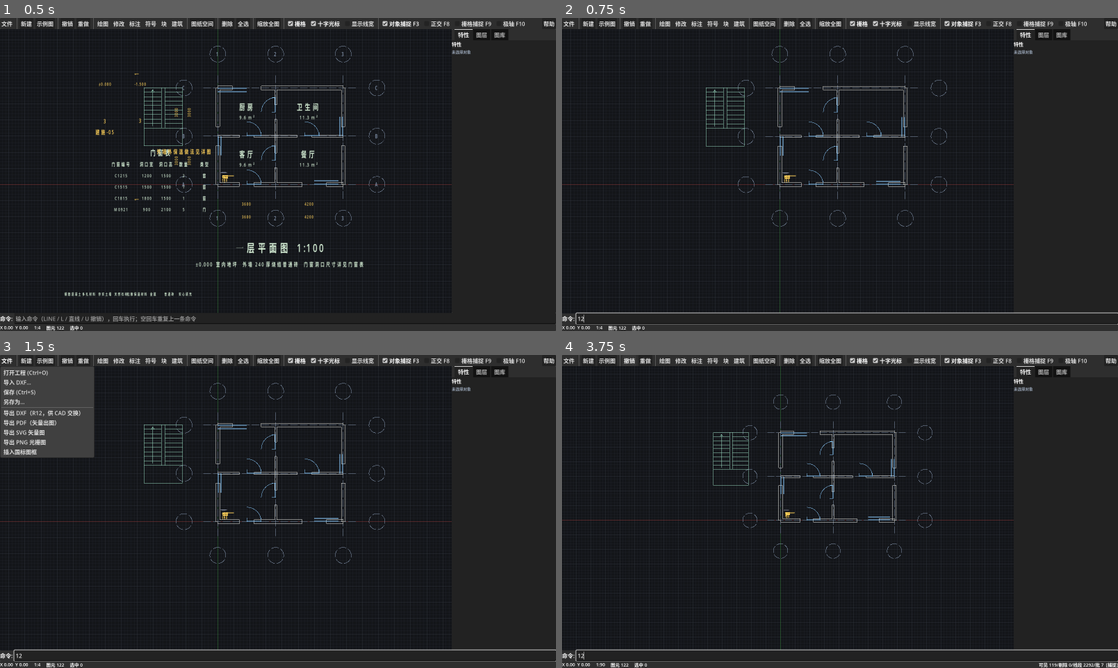
Above: before the commit, frames 1-4 (two rows, left to right).
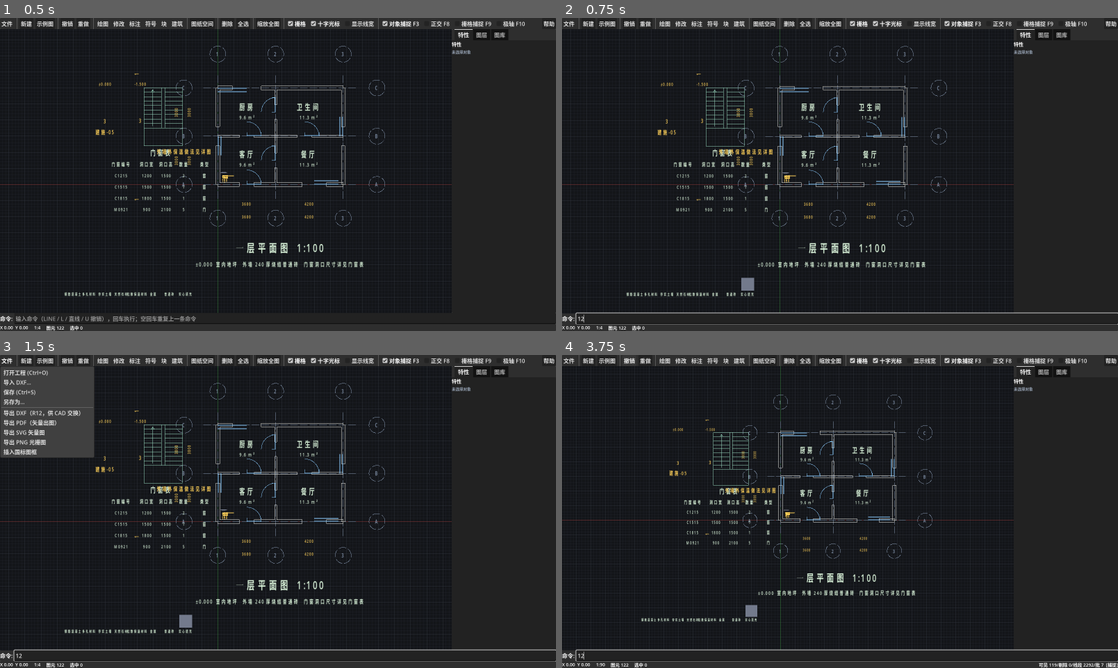
Above: after the commit, the same moments.

Repository: v-dao/HouseBuilder
Game: Godot game, scene res://src/main.tscn
Two runs of this game, one before a commit and one after it. Both use one fixed random seed, a clock stepped at 60 frames per second and the inputs below.
Inputs (mouse positions are in pixels of both pictures, inside the frame that each line leads up to):
- Up to frame 1 (0.5 s): no input
- Up to frame 2 (0.75 s): click (845, 318) at 0.52 s; type "12" at 0.6 s
- Up to frame 3 (1.5 s): click "文件" at 1.25 s
- Up to frame 4 (3.75 s): click "新建" at 2 s; click "示例图" at 2.75 s; click "撤销" at 3.5 s

Frame 1 is identical in both runs. In frame 2, 1.7% of the frame differs, in the area x 11-68%, y 10-89%; in frame 3, 1.7%; in frame 4, 1.4%.

Commit message:
修复回归：几何缓存命中时文字/点/实心填充消失（只有缩放才显示）
用户报告：文字只有缩放的时候才显示。

根因：把文字、点、实心填充的**收集**放进了"缓存命中就跳过"的图元遍历里。
这些图元是每帧重建的（像素尺寸要按当前缩放算），而几何缓存只在
缩放跨档位或文档变更时重建 —— 于是只有缩放时它们才被收集到。
典型的缓存边界划错：把"每帧都要做的事"和"只在重建时做的事"混在了一个循环里。

修复：把辅助图元的**清单**（哪些图元是文字/点/实心填充）按文档版本缓存，
尺寸与颜色的解析回到每帧执行。清单只随文档变化，开销是 O(辅助图元数)。

同时修掉一个相邻缺陷：图层可见性/颜色/线宽的变更不会让几何缓存失效，
因为图层属性修改没有递增文档版本号。新增 CadDocument.bump()，
由图层面板在每次改动后调用。

为什么之前没被测试抓到
截图工具每次抓帧前都在改视图（缓存必然重建），恰好绕过了这条路径。
补上两类回归测试：

1. tests/test_render.gd（新增，12 项断言）
   把渲染器当普通对象调用，检查内部统计：
   - 缓存命中时文字/点/实心填充数必须与重建帧一致
   - 内容变化、图层可见性变化、缩放跨档位都必须触发重建
   - 平移不跨档位应命中缓存
   - 回到原缩放重建后，线段数与可见图元数应与首次一致
   - 需要一个挂在场景树上的 CanvasItem 承载渲染调用，故 run_tests 建了根节点

2. 截图工具加像素比对
   同一视图连抓两帧（第一帧重建、第二帧命中缓存），比对像素差异。
   实测 0.0000%，且缓存命中帧的统计为 texts=72 / texts_drawn=72。

测试：1652 项断言全通过

Diff:
--- a/src/core/cad_document.gd
+++ b/src/core/cad_document.gd
@@ -167,6 +167,13 @@
 ## 强制刷新某图元的包围盒（几何被外部改动后调用）
 func touch(e: CadEntity) -> void:
 	e.invalidate_bbox()
+	_bump()
+
+
+## 公开的"内容已变"通知。
+## 凡是不经 add/remove/mark_modified 的改动（例如图层面板改可见性、
+## 改图层颜色）都必须调它 —— 否则渲染缓存不会失效，画面不会更新。
+func bump() -> void:
 	_bump()
 
 
--- a/src/render/cad_renderer.gd
+++ b/src/render/cad_renderer.gd
@@ -63,6 +63,19 @@
 var _overflow := false
 ## 上次构建几何时的可见图元数，供缓存命中时的统计使用
 var _cached_drawn: int = 0
+
+## 辅助图元的清单：文字、点、实心填充。
+##
+## 它们与普通几何的区别：像素尺寸与颜色**每帧都要按当前视图重解析**，
+## 而"哪些图元是文字/点/实心填充"只随文档变化。
+## 因此缓存清单（按文档版本），每帧只重解析尺寸与颜色。
+##
+## 教训：这些图元曾被放进"缓存命中就跳过"的图元遍历里，
+## 结果只有缩放（缓存重建）时文字才出现 —— 典型的缓存边界划错。
+var _aux_text: Array = []
+var _aux_points: Array = []
+var _aux_solids: Array = []
+var _aux_revision := -1
 ## 点的显示半径（屏幕像素，恒定不随缩放变化）
 var point_size_px: float = 4.0
 
@@ -78,10 +91,19 @@
 ## 主入口。在 CanvasItem 的 _draw() 中调用。
 func draw(doc: CadDocument, view: ViewTransform, ci: CanvasItem,
 		selection: Array[CadEntity] = []) -> void:
-	# 文字/点/实心填充每帧都要重建，所以在入口就清
+	# 辅助图元每帧重建：清单按文档缓存，尺寸与颜色按当前视图重解析。
+	# 必须在几何缓存判断**之前**做 —— 它们与几何缓存无关。
+	_build_aux_lists(doc)
 	_text_items.clear()
 	_point_items.clear()
 	_solid_items.clear()
+	for te in _aux_text:
+		for a in (te as CadEntity).get_annotation_texts():
+			_collect_text(doc, view, te, a)
+	for pe in _aux_points:
+		_collect_point(doc, view, pe as EntPoint)
+	for he in _aux_solids:
+		_collect_solid(doc, view, he as EntHatch)
 	# 注意：_seg_count / _overflow / _cached_drawn 只在**重建**时清。
 	# 放在这里会让缓存命中时读到被清零的值（统计全部显示 0）。
 
@@ -126,13 +148,10 @@
 		if not vr.intersects(e.get_bbox()):
 			culled += 1
 			continue
-		# 文字注记与几何是两条独立通道：尺寸标注同时有尺寸线（几何）
-		# 和尺寸数字（文字），所以这里不能写成二选一。
-		for a in e.get_annotation_texts():
-			_collect_text(doc, view, e, a)
-
+		# 文字注记由辅助通道处理（见 draw 开头），这里不再收集。
+		# 注意：尺寸标注同时有尺寸线（几何）和尺寸数字（文字），
+		# 所以它既要走这里入桶，也要出现在辅助清单里。
 		if e.type == CadEntity.Type.POINT:
-			_collect_point(doc, view, e as EntPoint)
 			drawn += 1
 			continue
 
@@ -149,9 +168,8 @@
 			drawn += 1
 			continue
 
-		# 实心填充（剖切墙体等）需要真正填面，不能在线上做文章
+		# 实心填充已由辅助通道处理，这里跳过（它不产生线几何）
 		if e.type == CadEntity.Type.HATCH and (e as EntHatch).is_solid():
-			_collect_solid(doc, view, e as EntHatch)
 			drawn += 1
 			continue
 
@@ -198,6 +216,29 @@
 		"solids": _solid_items.size(),
 		"overflow": _overflow,
 	}
+
+
+## 构建辅助图元清单（按文档版本缓存）。
+## 清单本身与视图无关，只有尺寸/颜色的解析才依赖视图。
+func _build_aux_lists(doc: CadDocument) -> void:
+	if _aux_revision == doc.revision:
+		return
+	_aux_revision = doc.revision
+	_aux_text.clear()
+	_aux_points.clear()
+	_aux_solids.clear()
+	for e in doc.entities:
+		if not e.visible:
+			continue
+		# 图层可见性也要过滤（图元自身的 visible 只管自己）
+		if not doc.is_layer_visible(e.layer):
+			continue
+		if not e.get_annotation_texts().is_empty():
+			_aux_text.append(e)
+		if e.type == CadEntity.Type.POINT:
+			_aux_points.append(e)
+		elif e.type == CadEntity.Type.HATCH and (e as EntHatch).is_solid():
+			_aux_solids.append(e)
 
 
 ## 几何缓存的键。缩放按档位量化，避免连续缩放时每帧都重建。
--- a/src/ui/layer_panel.gd
+++ b/src/ui/layer_panel.gd
@@ -153,6 +153,9 @@
 
 
 func _emit() -> void:
+	# 图层属性变化必须让文档版本号递增，否则渲染缓存不会失效
+	if doc != null:
+		doc.bump()
 	refresh()
 	changed.emit()
 
@@ -167,6 +170,7 @@
 	# 新图层按国标线宽组的细线起步，颜色给固定的白
 	doc.layers[n] = CadLayer.make(n, Color.WHITE, 7, "CONTINUOUS", 0.25, "新建图层")
 	doc.current_layer = n
+	doc.bump()
 	_name_edit.text = ""
 	_hint.text = "已新建图层「%s」" % n
 	refresh()
--- a/tests/capture.gd
+++ b/tests/capture.gd
@@ -22,7 +22,15 @@
 	await _settle()
 
 	var vp = app.get("viewport")
-	await _shot("res://tests/out/_app.png", "全图")
+	var img1 := await _shot("res://tests/out/_app.png", "全图")
+
+	# 关键回归检查：不改视图再抓一帧，这一帧走的是几何缓存**命中**路径。
+	# 曾经文字只在缩放（缓存重建）时出现 —— 因为文字被错误地放进了
+	# "缓存命中就跳过"的图元遍历里。连抓两帧做像素比对即可兜住它。
+	var img2 := await _shot("res://tests/out/_app_cached.png", "全图（缓存命中）")
+	var diff := _diff_ratio(img1, img2)
+	print("[regression] 缓存命中帧与重建帧的像素差异 = %.4f%%  %s" % [
+		diff * 100.0, "通过" if diff < 0.0005 else "**失败：两帧不一致，缓存边界有问题**"])
 	_report(vp)
 
 	# 放大 + 线宽显示，核对国标线宽体系与虚线/点画线
@@ -111,11 +119,28 @@
 		await RenderingServer.frame_post_draw
 
 
-func _shot(path: String, label: String) -> void:
+func _shot(path: String, label: String) -> Image:
 	await RenderingServer.frame_post_draw
 	var img := get_viewport().get_texture().get_image()
 	var err := img.save_png(path)
 	print("[capture] %s -> %s (err=%d)" % [label, path, err])
+	return img
+
+
+## 抽样比对两张图的像素差异比例
+func _diff_ratio(a: Image, b: Image) -> float:
+	if a.get_width() != b.get_width() or a.get_height() != b.get_height():
+		return 1.0
+	var total := 0
+	var n := 0
+	for y in range(0, a.get_height(), 3):
+		for x in range(0, a.get_width(), 3):
+			total += 1
+			var ca := a.get_pixel(x, y)
+			var cb := b.get_pixel(x, y)
+			if absf(ca.r - cb.r) > 0.02 or absf(ca.g - cb.g) > 0.02 or absf(ca.b - cb.b) > 0.02:
+				n += 1
+	return float(n) / float(maxi(total, 1))
 
 
 func _report(vp) -> void:
--- a/tests/run_tests.gd
+++ b/tests/run_tests.gd
@@ -12,9 +12,15 @@
 ## 因为 --script 要求本类 extends SceneTree，GDScript 没有多继承，
 ## 无法再继承 TestSuite。
 var _T := TestSuite.new()
+## 渲染测试要往场景树上挂 CanvasItem（渲染器内部会调 draw_* 接口）
+var _test_root: Node = null
 
 
 func _initialize() -> void:
+	# 建一个根节点承载渲染测试用的 CanvasItem
+	_test_root = Node.new()
+	_test_root.name = "TestRoot"
+	root.add_child(_test_root)
 	_suite = "Bulge 圆弧参数"
 	_test_bulge_from_angle()
 	_test_bulge_semicircle()
@@ -94,6 +100,13 @@
 	var p6 := P6Tests.new()
 	p6.run()
 	_T.merge(p6)
+
+	# 渲染测试需要真实（哪怕是 dummy）的渲染环境来承载 CanvasItem，
+	# 因此挂在场景树上再跑。
+	var rt := RenderTests.new()
+	rt._root = _test_root
+	rt.run()
+	_T.merge(rt)
 
 	_sync_counts()
 	_print_summary()
--- /dev/null
+++ b/tests/test_render.gd
@@ -0,0 +1,172 @@
+class_name RenderTests
+extends TestSuite
+## 渲染回归测试。
+##
+## 存在的理由：渲染的问题往往"看起来对"，只有把渲染器当作普通对象调用、
+## 检查它的内部统计，才能在无人看图时抓住回归。
+##
+## 这里专门覆盖几何缓存的**边界**：
+## 哪些东西可以缓存、哪些必须每帧重算。划错边界会导致
+## "只有缩放时文字才出现"这类只有肉眼能发现的缺陷。
+
+var _root: Node = null
+
+
+func run() -> void:
+	suite = "渲染：几何缓存边界"
+	_test_cache_keeps_aux()
+	_test_cache_invalidation()
+	_test_cache_equivalence()
+
+
+## 需要一个真实（哪怕是 dummy）的渲染环境来承载 CanvasItem
+func _make_canvas() -> Node2D:
+	var n := Node2D.new()
+	if _root != null:
+		_root.add_child(n)
+	return n
+
+
+func _make_scene() -> Array:
+	var doc := CadDocument.new()
+	doc.add_entity(EntLine.make(Vector2(0, 0), Vector2(2000, 0)), false)
+	doc.add_entity(EntLine.make(Vector2(0, 500), Vector2(2000, 500)), false)
+	var t := EntText.make(Vector2(500, 200), "客厅", 300.0)
+	doc.add_entity(t, false)
+	doc.add_entity(EntPoint.make(Vector2(1000, 1000)), false)
+	var ring := PackedVector2Array([
+		Vector2(0, 1500), Vector2(800, 1500), Vector2(800, 2000), Vector2(0, 2000)])
+	var h := EntHatch.make(ring, "实心")
+	h.solid = true
+	doc.add_entity(h, false)
+	var view := ViewTransform.new()
+	view.set_view_size(Vector2(800, 600))
+	view.zoom_to_fit(Rect2(0, 0, 2000, 2000))
+	return [doc, view]
+
+
+## 核心回归：几何缓存命中时，文字/点/实心填充必须仍然被收集。
+## 曾经的缺陷是把它们放进了"缓存命中就跳过"的图元遍历里，
+## 于是只有缩放（缓存重建）时文字才出现。
+func _test_cache_keeps_aux() -> void:
+	var sc := _make_scene()
+	var doc: CadDocument = sc[0]
+	var view: ViewTransform = sc[1]
+	var r := CadRenderer.new()
+	var ci := _make_canvas()
+
+	r.draw(doc, view, ci)
+	var s1: Dictionary = r.stats.duplicate()
+	ok(String(s1.get("cache", "")) == "build", "第一次应重建缓存")
+	ok(int(s1.get("texts", 0)) > 0, "重建时应有文字，实际 %d" % int(s1.get("texts", 0)))
+	ok(int(s1.get("points", 0)) > 0, "重建时应有点")
+	ok(int(s1.get("solids", 0)) > 0, "重建时应有实心填充")
+
+	# 同一视图再画一次：走缓存命中路径
+	r.draw(doc, view, ci)
+	var s2: Dictionary = r.stats
+	ok(String(s2.get("cache", "")) == "hit", "第二次应命中缓存，实际 %s" % String(s2.get("cache", "")))
+	ok(int(s2.get("texts", 0)) == int(s1.get("texts", 0)),
+		"缓存命中时文字数必须不变：%d -> %d" % [int(s1.get("texts", 0)), int(s2.get("texts", 0))])
+	ok(int(s2.get("points", 0)) == int(s1.get("points", 0)),
+		"缓存命中时点数必须不变：%d -> %d" % [int(s1.get("points", 0)), int(s2.get("points", 0))])
+	ok(int(s2.get("solids", 0)) == int(s1.get("solids", 0)),
+		"缓存命中时实心填充数必须不变")
+	ok(int(s2.get("segments", 0)) == int(s1.get("segments", 0)),
+		"缓存命中时线段数必须不变：%d -> %d" % [int(s1.get("segments", 0)), int(s2.get("segments", 0))])
+	ci.queue_free()
+
+
+## 缓存必须在该失效的时候失效：内容变了、图层可见性变了、缩放变了
+func _test_cache_invalidation() -> void:
+	var sc := _make_scene()
+	var doc: CadDocument = sc[0]
+	var view: ViewTransform = sc[1]
+	var r := CadRenderer.new()
+	var ci := _make_canvas()
+
+	r.draw(doc, view, ci)
+	var seg0 := int(r.stats.get("segments", 0))
+
+	# 1) 文档内容变化
+	doc.add_entity(EntLine.make(Vector2(0, 800), Vector2(2000, 800)), false)
+	r.draw(doc, view, ci)
+	ok(String(r.stats.get("cache", "")) == "build", "内容变化后应重建")
+	ok(int(r.stats.get("segments", 0)) > seg0,
+		"新增图元后线段数应增加：%d -> %d" % [seg0, int(r.stats.get("segments", 0))])
+
+	# 2) 图层可见性变化 —— 这类改动不经 add/remove，必须由界面显式 bump
+	var after_add := int(r.stats.get("segments", 0))
+	var l := doc.get_layer("0")
+	l.visible = false
+	doc.bump()
+	r.draw(doc, view, ci)
+	ok(String(r.stats.get("cache", "")) == "build", "图层可见性变化后应重建")
+	ok(int(r.stats.get("segments", 0)) == 0,
+		"隐藏图层后不应再画线段，实际 %d" % int(r.stats.get("segments", 0)))
+	ok(int(r.stats.get("texts", 0)) == 0, "隐藏图层后不应再画文字")
+	l.visible = true
+	doc.bump()
+	r.draw(doc, view, ci)
+	ok(int(r.stats.get("segments", 0)) == after_add, "恢复可见后线段数应回到原值")
+
+	# 3) 缩放变化（跨档位）应重建。注意缩放会改变视口剔除范围，
+	#    因此线段数本来就会变 —— 这里只断言确实重建了。
+	view.zoom *= 1.5
+	r.draw(doc, view, ci)
+	ok(String(r.stats.get("cache", "")) == "build", "缩放跨档位后应重建")
+
+	# 4) 视图平移不跨档位，应命中缓存。
+	#    缓存键含缩放档位但不含平移，所以平移不会重建 ——
+	#    代价是不再按视口重新剔除（已记入性能文档的取舍）。
+	var seg_after_zoom := int(r.stats.get("segments", 0))
+	view.center += Vector2(50, 50)
+	r.draw(doc, view, ci)
+	ok(String(r.stats.get("cache", "")) == "hit",
+		"小幅平移不应导致重建，实际 %s" % String(r.stats.get("cache", "")))
+	ok(int(r.stats.get("segments", 0)) == seg_after_zoom, "平移后线段数不变")
+	ci.queue_free()
+
+
+## 缓存结果必须与重建结果等价：几何点不能因走缓存而丢失或错位
+func _test_cache_equivalence() -> void:
+	var sc := _make_scene()
+	var doc: CadDocument = sc[0]
+	var view: ViewTransform = sc[1]
+	# 一次性加很多图元，让点串有可比对的规模
+	for i in range(200):
+		doc.add_entity(EntLine.make(Vector2(i * 10, -500), Vector2(i * 10, -300)), false)
+
+	var r1 := CadRenderer.new()
+	var ci1 := _make_canvas()
+	r1.draw(doc, view, ci1)
+	var seg1 := int(r1.stats.get("segments", 0))
+	var drawn1 := int(r1.stats.get("drawn", 0))
+
+	# 换一个渲染器实例（必然重建）与同一视图，比线段数
+	var r2 := CadRenderer.new()
+	var ci2 := _make_canvas()
+	r2.draw(doc, view, ci2)
+	ok(int(r2.stats.get("segments", 0)) == seg1,
+		"两次构建的线段数应一致：%d vs %d" % [seg1, int(r2.stats.get("segments", 0))])
+	ok(int(r2.stats.get("drawn", 0)) == drawn1, "两次构建的可见图元数应一致")
+	ok(int(r2.stats.get("buckets", 0)) == int(r1.stats.get("buckets", 0)), "分桶数应一致")
+
+	# 缓存命中后再重建，结果仍应自洽（防止缓存污染了后续构建）。
+	# 这里回到原缩放重建，才能与首次的结果直接对比 ——
+	# 换缩放会改变剔除范围，可见图元数本就不同。
+	r1.draw(doc, view, ci1)
+	ok(String(r1.stats.get("cache", "")) == "hit", "应命中缓存")
+	var z := view.zoom
+	view.zoom *= 2.0
+	r1.draw(doc, view, ci1)
+	ok(String(r1.stats.get("cache", "")) == "build", "缩放后应重建")
+	ok(int(r1.stats.get("drawn", 0)) > 0, "缩放后仍应画出图元")
+	view.zoom = z
+	r1.draw(doc, view, ci1)
+	ok(String(r1.stats.get("cache", "")) == "build", "回到原缩放应再次重建")
+	ok(int(r1.stats.get("drawn", 0)) == drawn1,
+		"回到原缩放后可见图元数应与首次一致：%d vs %d" % [drawn1, int(r1.stats.get("drawn", 0))])
+	ok(int(r1.stats.get("segments", 0)) == seg1, "回到原缩放后线段数应与首次一致")
+	ci1.queue_free()
+	ci2.queue_free()
Not shown, added: tests/test_render.gd.uid
